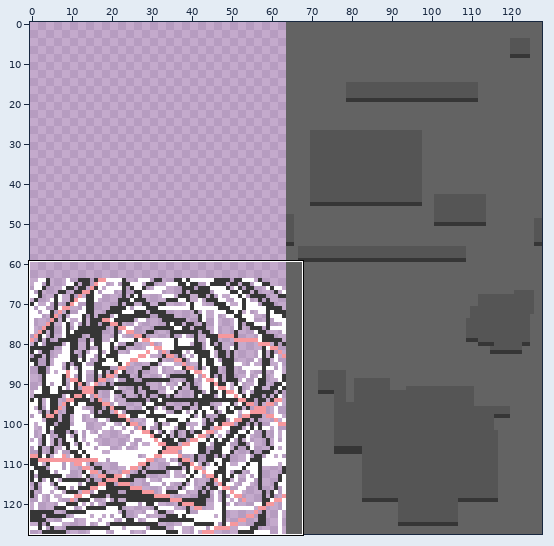
Edited in one commit: sprite sheet (Slime_Dungeon/Sprites/Sprite_Awful_Rock/e4b883d2-40d9-4ed3-a7ac-791593e3a588.png). Above, an overview of the earlier version with the close-up marked.
Close-up. Before the edit:
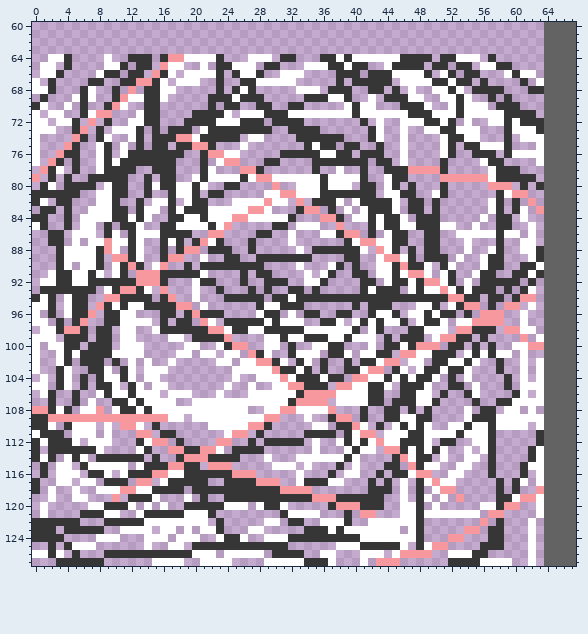
The file is 128x128 pixels. Shown: x 0..67, y 60..127.
Once edited:
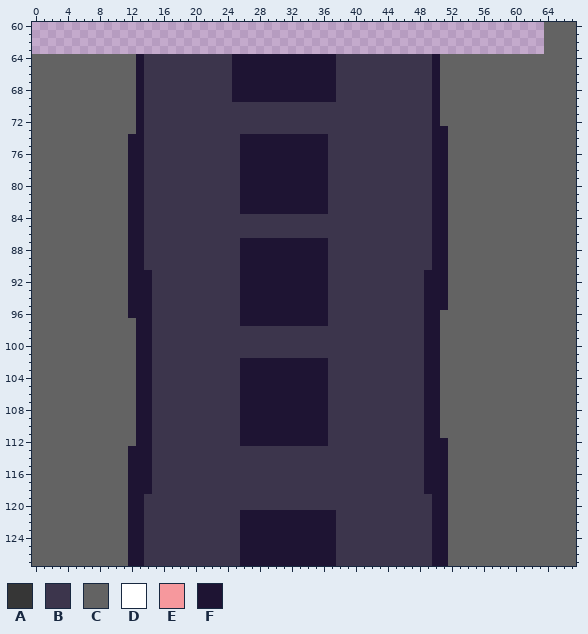
Palette (. is transparent): A #363636  B #3c354c  C #636363  D #ffffff  E #f6989d  F #1e1433
Edits made:
Changed rows in their new state; - is an unchanged pixel.
first column x 0:
 64 CCCCCCCCCCCCCFBBBBBBBBBBBFFFFFFFFFFFFFBBBBBBBBBBBBFCCCCCCCCCCCCC
 65 CCCCCCCCCCCCCFBBBBBBBBBBBFFFFFFFFFFFFFBBBBBBBBBBBBFCCCCCCCCCCCCC
 66 CCCCCCCCCCCCCFBBBBBBBBBBBFFFFFFFFFFFFFBBBBBBBBBBBBFCCCCCCCCCCCCC
 67 CCCCCCCCCCCCCFBBBBBBBBBBBFFFFFFFFFFFFFBBBBBBBBBBBBFCCCCCCCCCCCCC
 68 CCCCCCCCCCCCCFBBBBBBBBBBBFFFFFFFFFFFFFBBBBBBBBBBBBFCCCCCCCCCCCCC
 69 CCCCCCCCCCCCCFBBBBBBBBBBBFFFFFFFFFFFFFBBBBBBBBBBBBFCCCCCCCCCCCCC
 70 CCCCCCCCCCCCCFBBBBBBBBBBBBBBBBBBBBBBBBBBBBBBBBBBBBFCCCCCCCCCCCCC
 71 CCCCCCCCCCCCCFBBBBBBBBBBBBBBBBBBBBBBBBBBBBBBBBBBBBFCCCCCCCCCCCCC
 72 CCCCCCCCCCCCCFBBBBBBBBBBBBBBBBBBBBBBBBBBBBBBBBBBBBFCCCCCCCCCCCCC
 73 CCCCCCCCCCCCCFBBBBBBBBBBBBBBBBBBBBBBBBBBBBBBBBBBBBFFCCCCCCCCCCCC
 74 CCCCCCCCCCCCFFBBBBBBBBBBBBFFFFFFFFFFFBBBBBBBBBBBBBFFCCCCCCCCCCCC
 75 CCCCCCCCCCCCFFBBBBBBBBBBBBFFFFFFFFFFFBBBBBBBBBBBBBFFCCCCCCCCCCCC
 76 CCCCCCCCCCCCFFBBBBBBBBBBBBFFFFFFFFFFFBBBBBBBBBBBBBFFCCCCCCCCCCCC
 77 CCCCCCCCCCCCFFBBBBBBBBBBBBFFFFFFFFFFFBBBBBBBBBBBBBFFCCCCCCCCCCCC
 78 CCCCCCCCCCCCFFBBBBBBBBBBBBFFFFFFFFFFFBBBBBBBBBBBBBFFCCCCCCCCCCCC
 79 CCCCCCCCCCCCFFBBBBBBBBBBBBFFFFFFFFFFFBBBBBBBBBBBBBFFCCCCCCCCCCCC
 80 CCCCCCCCCCCCFFBBBBBBBBBBBBFFFFFFFFFFFBBBBBBBBBBBBBFFCCCCCCCCCCCC
 81 CCCCCCCCCCCCFFBBBBBBBBBBBBFFFFFFFFFFFBBBBBBBBBBBBBFFCCCCCCCCCCCC
 82 CCCCCCCCCCCCFFBBBBBBBBBBBBFFFFFFFFFFFBBBBBBBBBBBBBFFCCCCCCCCCCCC
 83 CCCCCCCCCCCCFFBBBBBBBBBBBBFFFFFFFFFFFBBBBBBBBBBBBBFFCCCCCCCCCCCC
 84 CCCCCCCCCCCCFFBBBBBBBBBBBBBBBBBBBBBBBBBBBBBBBBBBBBFFCCCCCCCCCCCC
 85 CCCCCCCCCCCCFFBBBBBBBBBBBBBBBBBBBBBBBBBBBBBBBBBBBBFFCCCCCCCCCCCC
 86 CCCCCCCCCCCCFFBBBBBBBBBBBBBBBBBBBBBBBBBBBBBBBBBBBBFFCCCCCCCCCCCC
 87 CCCCCCCCCCCCFFBBBBBBBBBBBBFFFFFFFFFFFBBBBBBBBBBBBBFFCCCCCCCCCCCC
 88 CCCCCCCCCCCCFFBBBBBBBBBBBBFFFFFFFFFFFBBBBBBBBBBBBBFFCCCCCCCCCCCC
 89 CCCCCCCCCCCCFFBBBBBBBBBBBBFFFFFFFFFFFBBBBBBBBBBBBBFFCCCCCCCCCCCC
 90 CCCCCCCCCCCCFFBBBBBBBBBBBBFFFFFFFFFFFBBBBBBBBBBBBBFFCCCCCCCCCCCC
 91 CCCCCCCCCCCCFFFBBBBBBBBBBBFFFFFFFFFFFBBBBBBBBBBBBFFFCCCCCCCCCCCC
 92 CCCCCCCCCCCCFFFBBBBBBBBBBBFFFFFFFFFFFBBBBBBBBBBBBFFFCCCCCCCCCCCC
 93 CCCCCCCCCCCCFFFBBBBBBBBBBBFFFFFFFFFFFBBBBBBBBBBBBFFFCCCCCCCCCCCC
 94 CCCCCCCCCCCCFFFBBBBBBBBBBBFFFFFFFFFFFBBBBBBBBBBBBFFFCCCCCCCCCCCC
 95 CCCCCCCCCCCCFFFBBBBBBBBBBBFFFFFFFFFFFBBBBBBBBBBBBFFFCCCCCCCCCCCC
 96 CCCCCCCCCCCCFFFBBBBBBBBBBBFFFFFFFFFFFBBBBBBBBBBBBFFCCCCCCCCCCCCC
 97 CCCCCCCCCCCCCFFBBBBBBBBBBBFFFFFFFFFFFBBBBBBBBBBBBFFCCCCCCCCCCCCC
 98 CCCCCCCCCCCCCFFBBBBBBBBBBBBBBBBBBBBBBBBBBBBBBBBBBFFCCCCCCCCCCCCC
 99 CCCCCCCCCCCCCFFBBBBBBBBBBBBBBBBBBBBBBBBBBBBBBBBBBFFCCCCCCCCCCCCC
100 CCCCCCCCCCCCCFFBBBBBBBBBBBBBBBBBBBBBBBBBBBBBBBBBBFFCCCCCCCCCCCCC
101 CCCCCCCCCCCCCFFBBBBBBBBBBBBBBBBBBBBBBBBBBBBBBBBBBFFCCCCCCCCCCCCC
102 CCCCCCCCCCCCCFFBBBBBBBBBBBFFFFFFFFFFFBBBBBBBBBBBBFFCCCCCCCCCCCCC
103 CCCCCCCCCCCCCFFBBBBBBBBBBBFFFFFFFFFFFBBBBBBBBBBBBFFCCCCCCCCCCCCC
104 CCCCCCCCCCCCCFFBBBBBBBBBBBFFFFFFFFFFFBBBBBBBBBBBBFFCCCCCCCCCCCCC
105 CCCCCCCCCCCCCFFBBBBBBBBBBBFFFFFFFFFFFBBBBBBBBBBBBFFCCCCCCCCCCCCC
106 CCCCCCCCCCCCCFFBBBBBBBBBBBFFFFFFFFFFFBBBBBBBBBBBBFFCCCCCCCCCCCCC
107 CCCCCCCCCCCCCFFBBBBBBBBBBBFFFFFFFFFFFBBBBBBBBBBBBFFCCCCCCCCCCCCC
108 CCCCCCCCCCCCCFFBBBBBBBBBBBFFFFFFFFFFFBBBBBBBBBBBBFFCCCCCCCCCCCCC
109 CCCCCCCCCCCCCFFBBBBBBBBBBBFFFFFFFFFFFBBBBBBBBBBBBFFCCCCCCCCCCCCC
110 CCCCCCCCCCCCCFFBBBBBBBBBBBFFFFFFFFFFFBBBBBBBBBBBBFFCCCCCCCCCCCCC
111 CCCCCCCCCCCCCFFBBBBBBBBBBBFFFFFFFFFFFBBBBBBBBBBBBFFCCCCCCCCCCCCC
112 CCCCCCCCCCCCCFFBBBBBBBBBBBFFFFFFFFFFFBBBBBBBBBBBBFFFCCCCCCCCCCCC
113 CCCCCCCCCCCCFFFBBBBBBBBBBBBBBBBBBBBBBBBBBBBBBBBBBFFFCCCCCCCCCCCC
114 CCCCCCCCCCCCFFFBBBBBBBBBBBBBBBBBBBBBBBBBBBBBBBBBBFFFCCCCCCCCCCCC
115 CCCCCCCCCCCCFFFBBBBBBBBBBBBBBBBBBBBBBBBBBBBBBBBBBFFFCCCCCCCCCCCC
116 CCCCCCCCCCCCFFFBBBBBBBBBBBBBBBBBBBBBBBBBBBBBBBBBBFFFCCCCCCCCCCCC
117 CCCCCCCCCCCCFFFBBBBBBBBBBBBBBBBBBBBBBBBBBBBBBBBBBFFFCCCCCCCCCCCC
118 CCCCCCCCCCCCFFFBBBBBBBBBBBBBBBBBBBBBBBBBBBBBBBBBBFFFCCCCCCCCCCCC
119 CCCCCCCCCCCCFFBBBBBBBBBBBBBBBBBBBBBBBBBBBBBBBBBBBBFFCCCCCCCCCCCC
120 CCCCCCCCCCCCFFBBBBBBBBBBBBBBBBBBBBBBBBBBBBBBBBBBBBFFCCCCCCCCCCCC
121 CCCCCCCCCCCCFFBBBBBBBBBBBBFFFFFFFFFFFFBBBBBBBBBBBBFFCCCCCCCCCCCC
122 CCCCCCCCCCCCFFBBBBBBBBBBBBFFFFFFFFFFFFBBBBBBBBBBBBFFCCCCCCCCCCCC
123 CCCCCCCCCCCCFFBBBBBBBBBBBBFFFFFFFFFFFFBBBBBBBBBBBBFFCCCCCCCCCCCC
124 CCCCCCCCCCCCFFBBBBBBBBBBBBFFFFFFFFFFFFBBBBBBBBBBBBFFCCCCCCCCCCCC
125 CCCCCCCCCCCCFFBBBBBBBBBBBBFFFFFFFFFFFFBBBBBBBBBBBBFFCCCCCCCCCCCC
126 CCCCCCCCCCCCFFBBBBBBBBBBBBFFFFFFFFFFFFBBBBBBBBBBBBFFCCCCCCCCCCCC
127 CCCCCCCCCCCCFFBBBBBBBBBBBBFFFFFFFFFFFFBBBBBBBBBBBBFFCCCCCCCCCCCC
